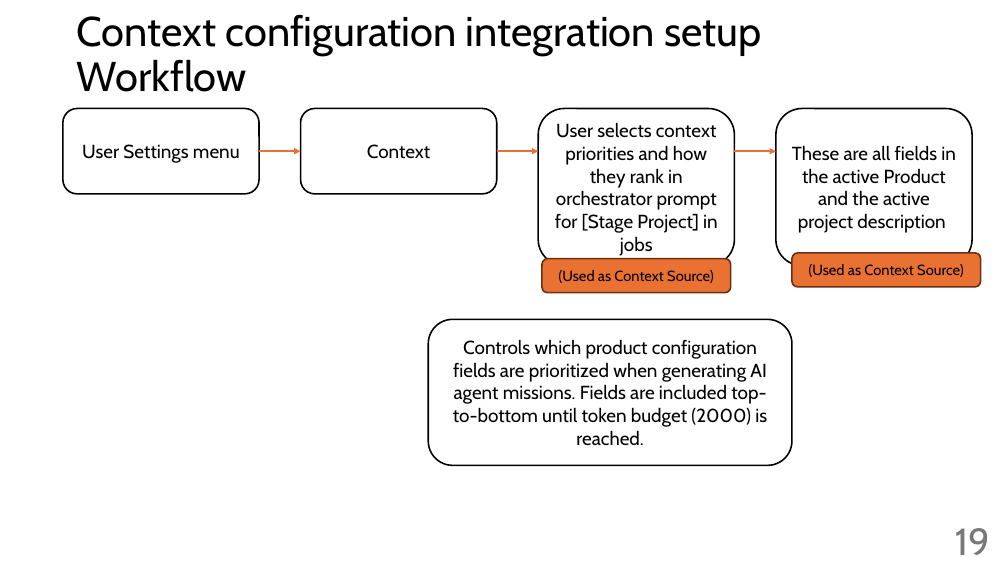
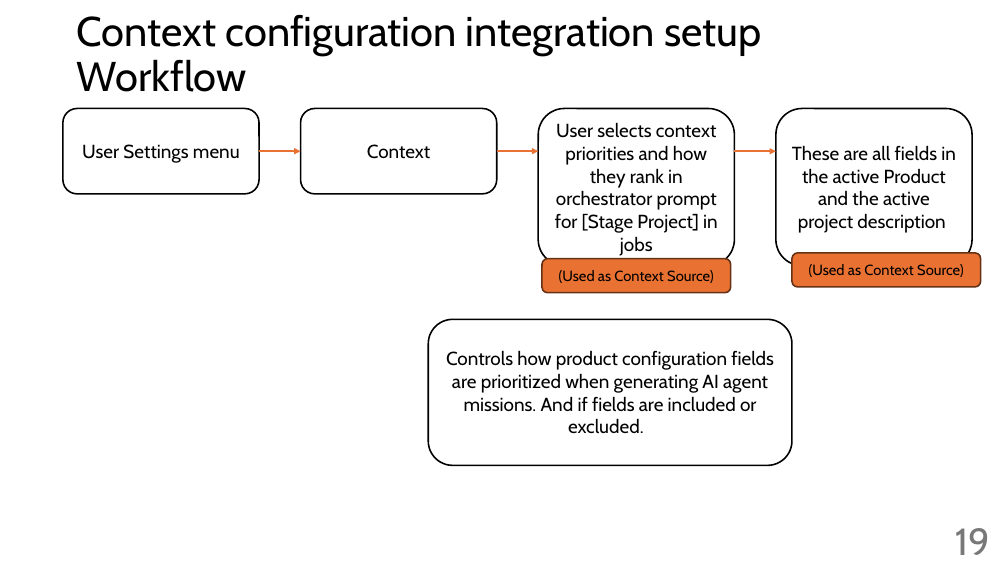
Before and after one commit to giljoai/GiljoAI_MCP, a slide deck: slide 19 of handovers/Reference_docs/giljoai workflow.pptx. Drawn at 1008x567 pixels with LibreOffice and Linux fonts; fonts in the diff are those of the drawing. Boxes give left, top, right and bottom in pixels: in the first picture for what was removed or moved away, otherwise in the second. Text is boxed around its words. In the diff, an @@ line names an element or a change of style, - is before the commit and + after.

Commit message:
Remove execution mode API and related frontend logic
Eliminated the /agent-jobs/{job_id}/execution-mode endpoint and its Pydantic model from the backend, as well as the corresponding API call and UI logic in the frontend. This simplifies agent job management and removes the execution mode toggle wiring, reflecting a shift to a purely frontend-controlled mode toggle. Also updated orchestration tools to remove execution mode and team roster logic from agent mission responses.

```diff
--- a/handovers/Reference_docs/giljoai workflow.pptx
+++ b/handovers/Reference_docs/giljoai workflow.pptx
@@ text in rounded rectangle at box(446, 350, 774, 433): text changed @@
-Controls which product configuration fields are prioritized when generating AI agent missions. Fields are included top-to-bottom until token budget (2000) is reached.
+Controls how product configuration fields are prioritized when generating AI agent missions. And if fields are included or excluded.
```
Also in this commit, not shown: 12 other slides changed, 9 slides added, 32 other files.
